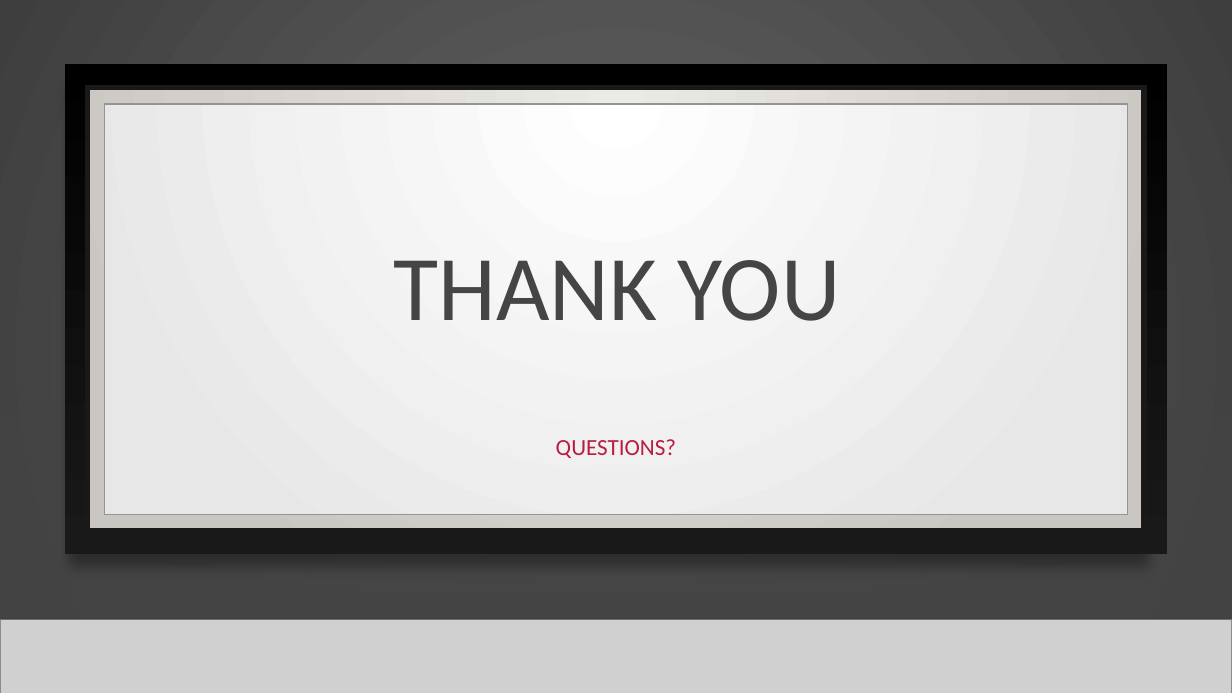
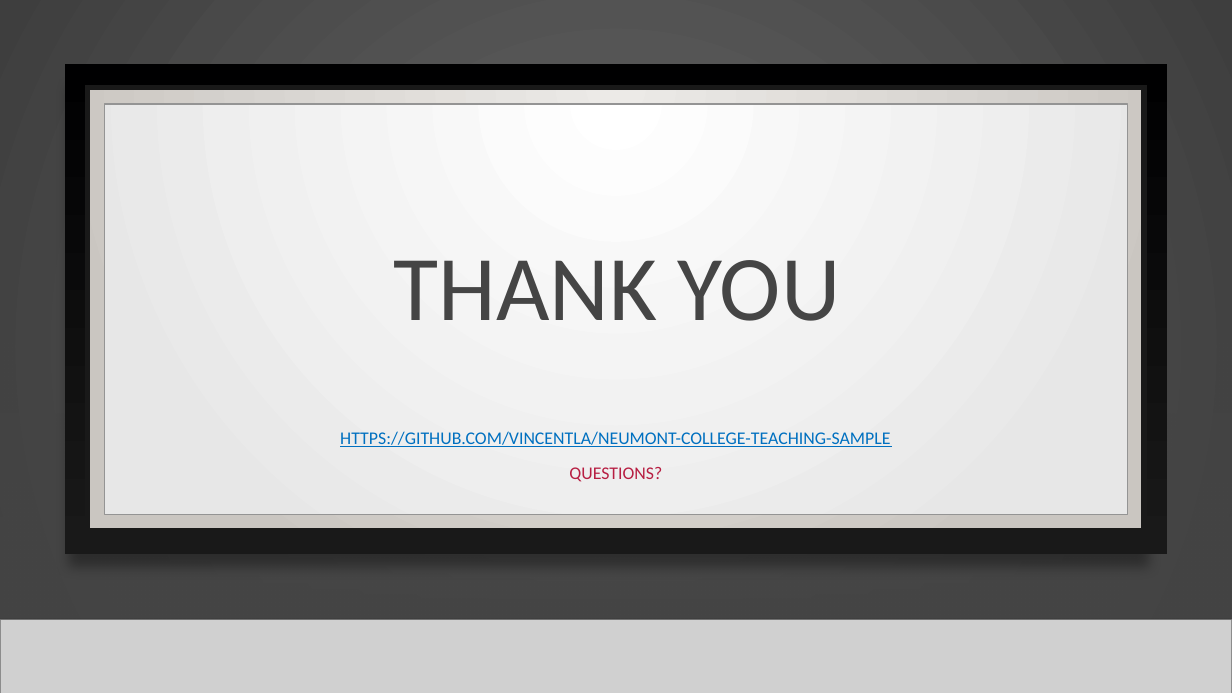
Before and after one commit to VincentLa/neumont-college, a slide deck: slide 18 of Machine Learning Teaching Example VLa.pptx (slide 17 before the commit). Drawn at 1232x693 pixels with LibreOffice and Linux fonts; fonts in the diff are those of the drawing; grey boxes stand for pictures; background and template pictures are left out. Boxes give left, top, right and bottom in pixels: in the first picture for what was removed or moved away, otherwise in the second. Text is boxed around its words. In the diff, an @@ line names an element or a change of style, - is before the commit and + after.

```diff
--- a/Machine Learning Teaching Example VLa.pptx
+++ b/Machine Learning Teaching Example VLa.pptx
@@ text at box(340, 431, 890, 447): paragraph added @@
+HTTPS://GITHUB.COM/VINCENTLA/NEUMONT-COLLEGE-TEACHING-SAMPLE
@@ text at box(569, 467, 662, 482): size 18 to 13.9 pt in "QUESTIONS?"; line spacing 1.2 to 1 @@
```
Also in this commit, not shown: 3 other slides changed, 1 slide added, 3 other files.
